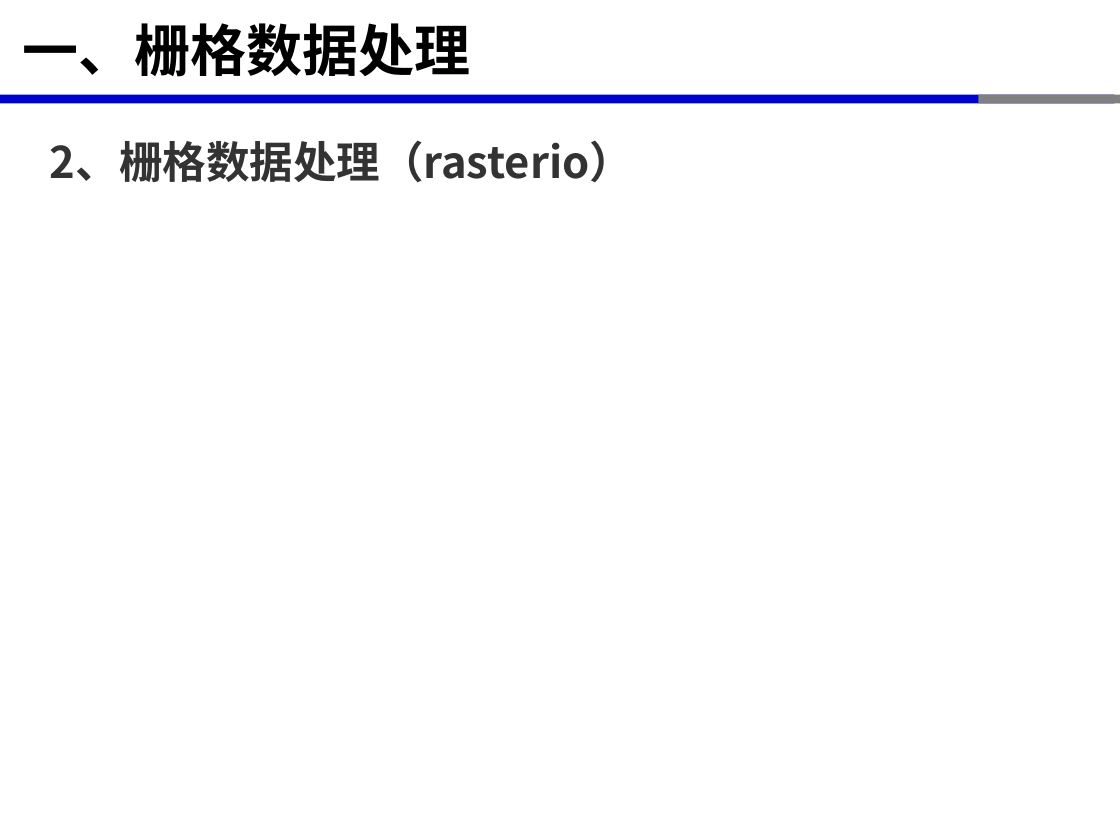
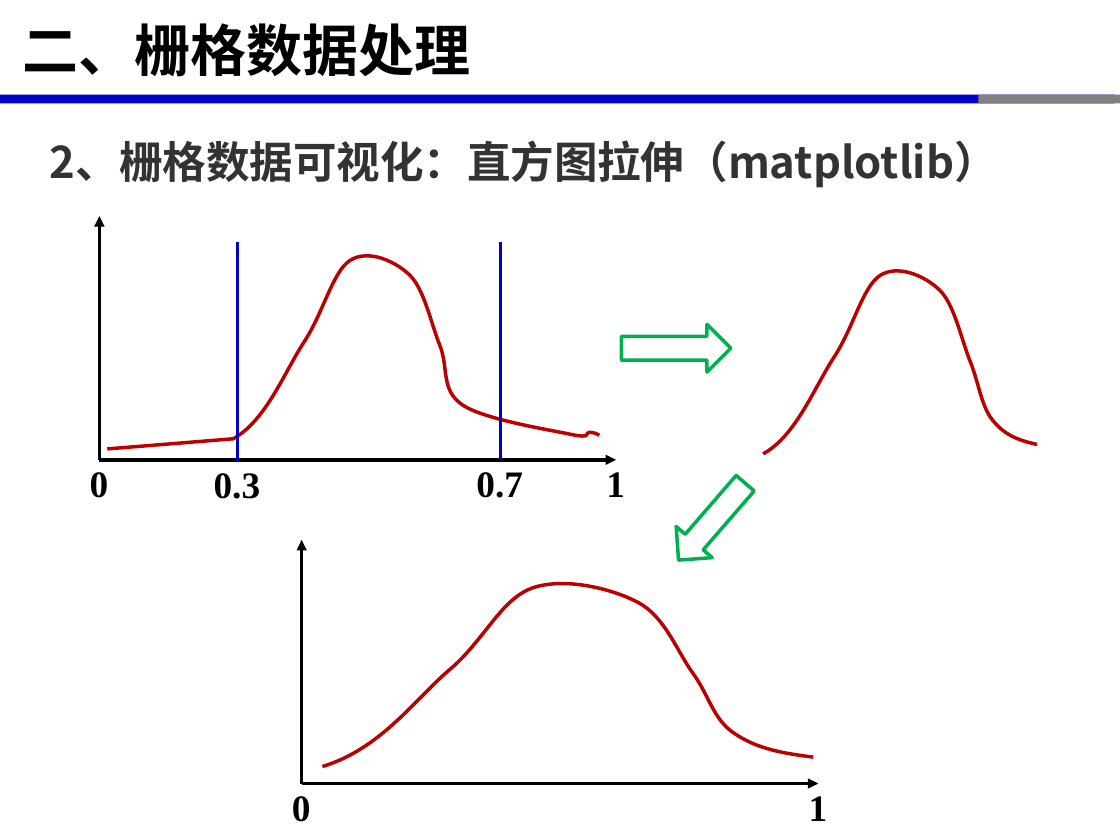
Before and after one commit to xinluo2018/open-source-gis-course, a slide deck: slide 13 of 第6章-GIS数据处理高级Python库-8课时/第6章-GIS数据处理高级Python库.pptx. Drawn at 1120x840 pixels with LibreOffice and Linux fonts; fonts in the diff are those of the drawing. Boxes give left, top, right and bottom in pixels: in the first picture for what was removed or moved away, otherwise in the second. Text is boxed around its words. In the diff, an @@ line names an element or a change of style, - is before the commit and + after.

```diff
--- a/第6章-GIS数据处理高级Python库-8课时/第6章-GIS数据处理高级Python库.pptx
+++ b/第6章-GIS数据处理高级Python库-8课时/第6章-GIS数据处理高级Python库.pptx
@@ title at (22, 23, 470, 77): text changed @@
-一、栅格数据处理
+二、栅格数据处理
@@ text at (50, 140, 998, 188): text changed @@
-2、栅格数据处理（rasterio）
+2、栅格数据可视化：直方图拉伸（matplotlib）
@@ freeform shape added at (763, 271, 1037, 454), outline #BC0000 2.25 pt @@
@@ right arrow added at (622, 325, 731, 373), outline #00B050 2.25 pt @@
@@ group added at (90, 216, 625, 499): 4 texts, 2 arrows, 2 lines, 1 freeform shape @@
+0
+1
+0.3
+0.7
@@ right arrow added at (660, 468, 763, 577), outline #00B050 2.25 pt @@
@@ group added at (292, 540, 828, 822): 2 arrows, 2 texts, 1 freeform shape @@
+0
+1
```
Also in this commit, not shown: 3 other slides changed, 4 slides added, 1 slide removed, 7 other files.
